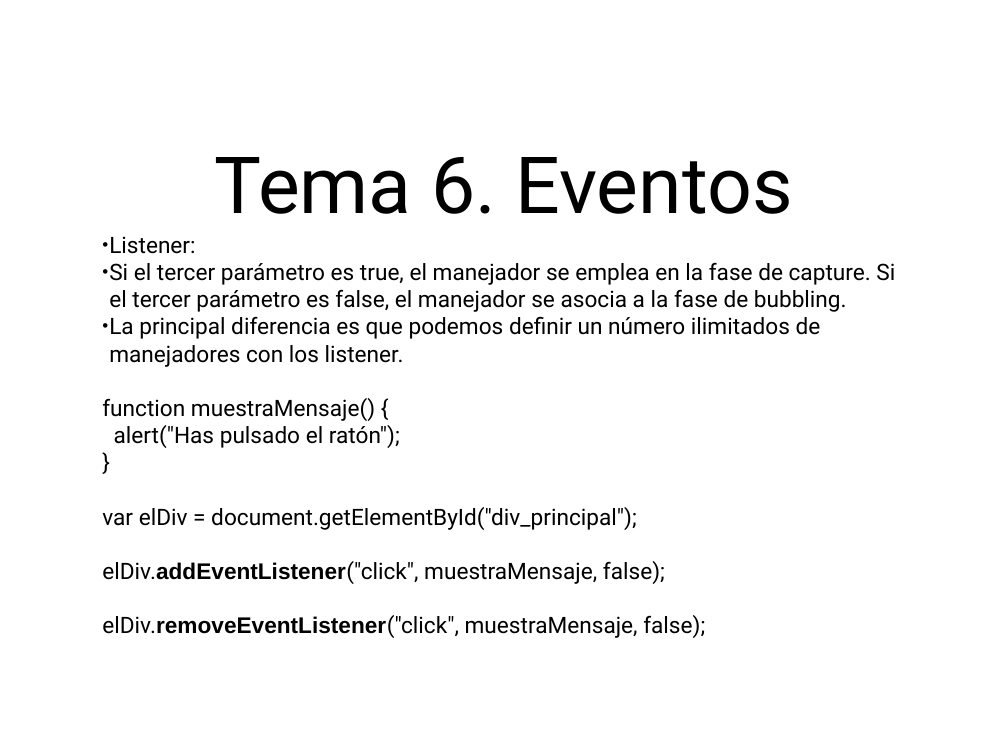
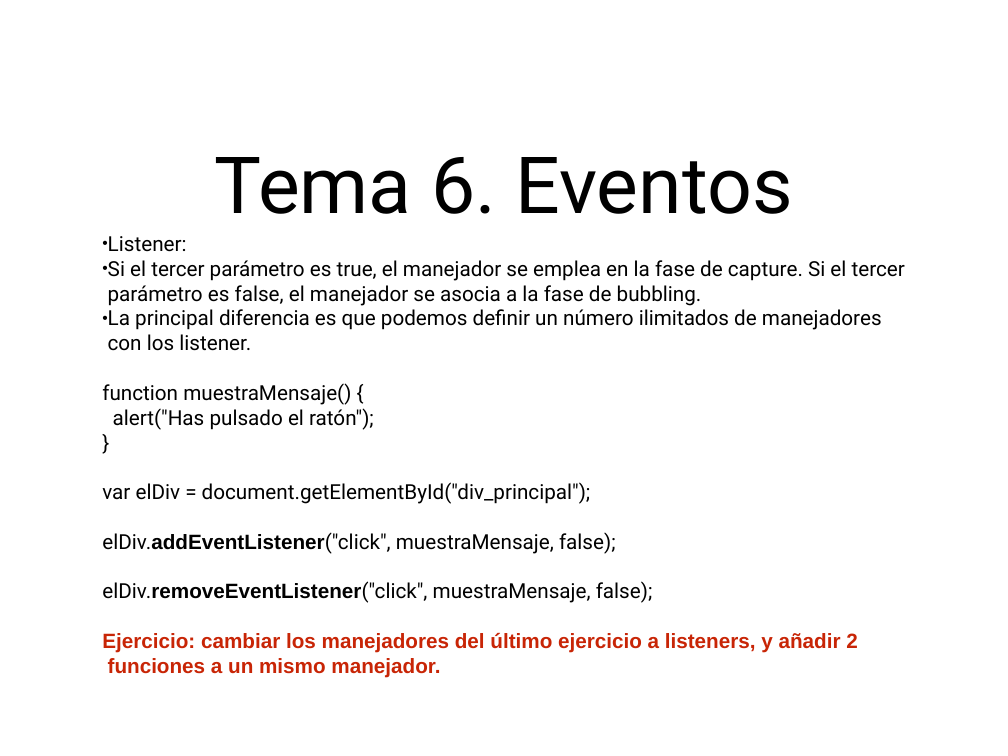
Before and after one commit to fitamix/CursoJS, a slide deck: slide 16 of Tema6/Tema6.ppt. Drawn at 1008x756 pixels with LibreOffice and Linux fonts; fonts in the diff are those of the drawing. Boxes give left, top, right and bottom in pixels: in the first picture for what was removed or moved away, otherwise in the second. Text is boxed around its words. In the diff, an @@ line names an element or a change of style, - is before the commit and + after.

```diff
--- a/Tema6/Tema6.ppt
+++ b/Tema6/Tema6.ppt
@@ subtitle at (x1=102, y1=236, x2=905, y2=603): size 23 to 21 pt in "Listener:", "Si el tercer parámetro es true, el ...", "La principal diferencia es que podemos definir ...", "function muestraMensaje() {" and 5 more places; indent changed @@
@@ subtitle at (x1=102, y1=632, x2=857, y2=678): paragraph added @@
+Ejercicio: cambiar los manejadores del último ejercicio a listeners, y añadir 2 funciones a un mismo manejador.
```
Also in this commit, not shown: 1 other slide changed, 8 other files.
